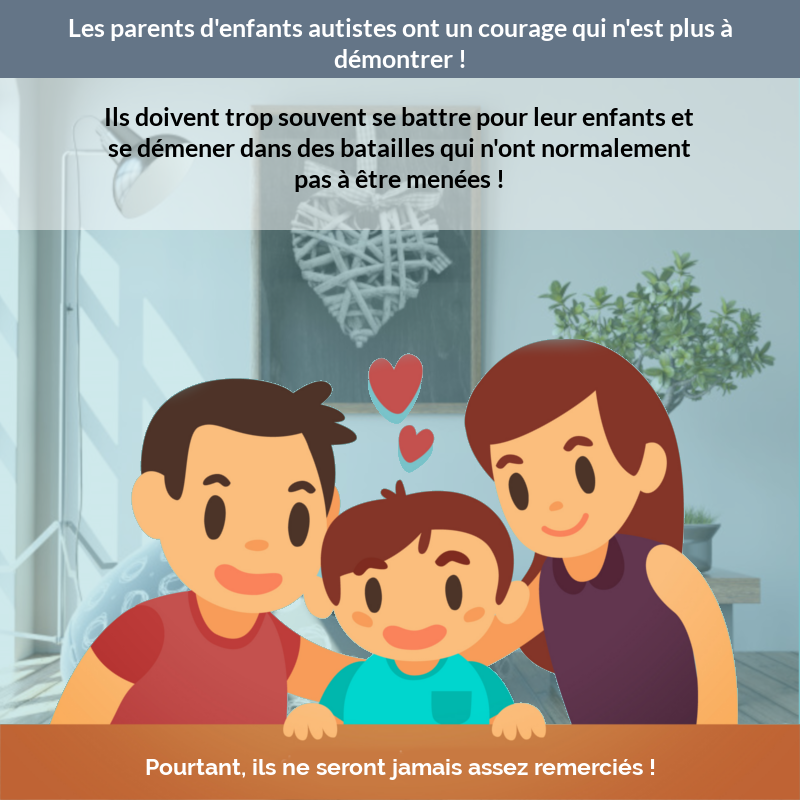
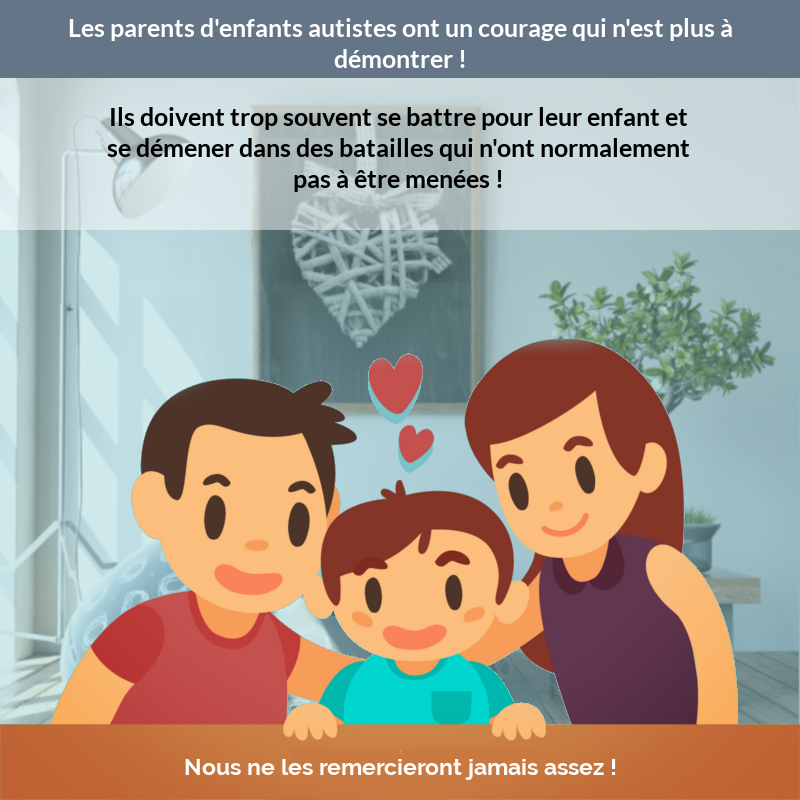
Revision of a layered 800 × 800 image; what changed, layer by layer:
renamed "Pourtant, ils ne seront jamais..." to "Nous ne les remercieront jamai...", painted on it over (146, 759, 655, 780)
painted on "Ils doivent trop souvent se ba..." over (106, 107, 694, 192)
